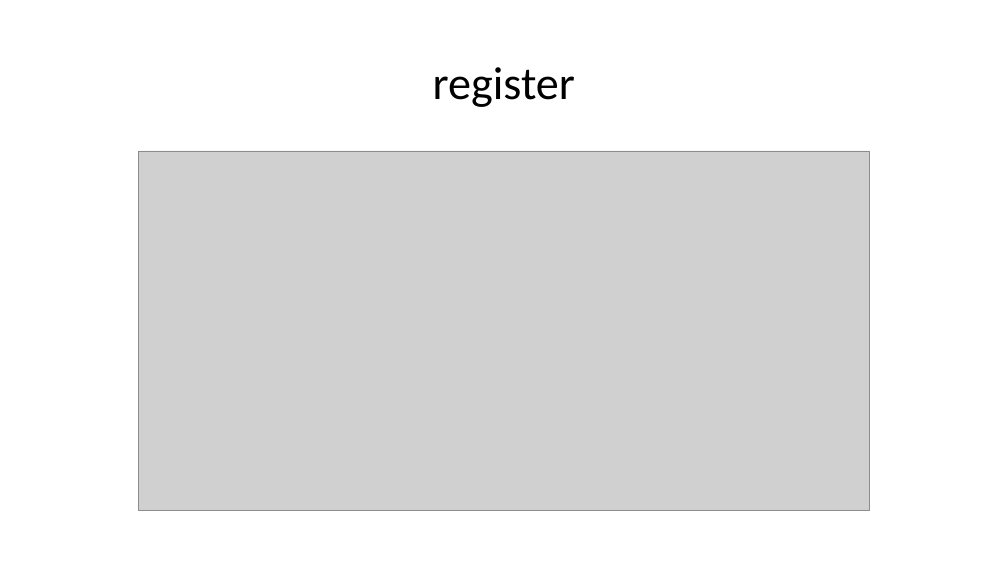
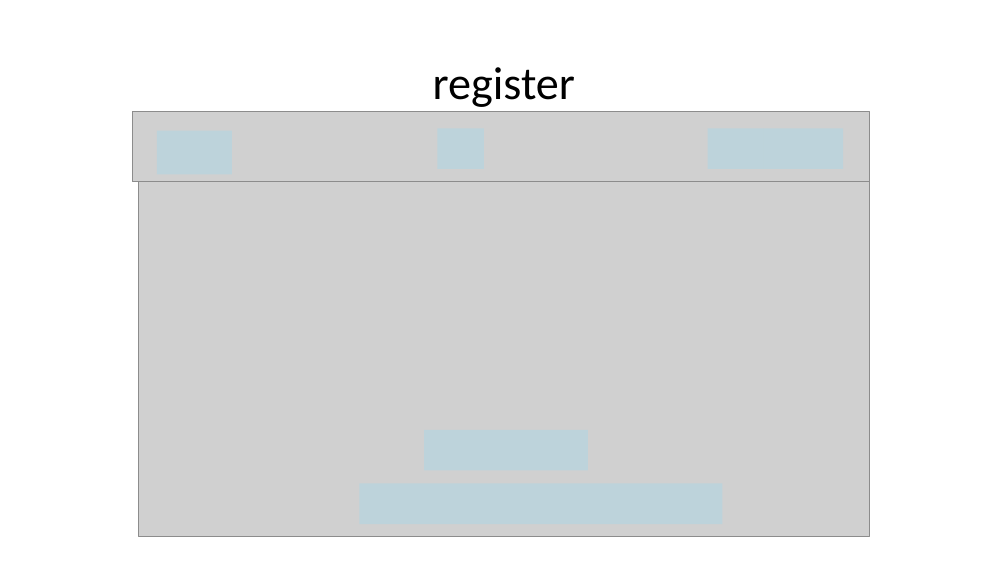
Before and after one commit to BatelBB/Workshop-on-Software-Engineering-Project, a slide deck: slide 4 of Docs/Version 1/wireframe/wireframe-presentation.pptx. Drawn at 1008x567 pixels with LibreOffice and Linux fonts; fonts in the diff are those of the drawing; grey boxes stand for pictures. Boxes give left, top, right and bottom in pixels: in the first picture for what was removed or moved away, otherwise in the second. Text is boxed around its words. In the diff, an @@ line names an element or a change of style, - is before the commit and + after.

```diff
--- a/Docs/Version 1/wireframe/wireframe-presentation.pptx
+++ b/Docs/Version 1/wireframe/wireframe-presentation.pptx
@@ picture added at <box>132,111,870,182</box> @@
@@ rectangle added at <box>157,131,232,175</box>, fill #85DFFF at 25% opacity @@
@@ rectangle added at <box>438,129,484,169</box>, fill #85DFFF at 25% opacity @@
@@ rectangle added at <box>708,129,764,169</box>, fill #85DFFF at 25% opacity @@
@@ rectangle added at <box>764,129,843,169</box>, fill #85DFFF at 25% opacity @@
@@ picture: place and size @@
-picture at <box>139,151,870,511</box>
+picture at <box>139,177,870,537</box>
@@ rectangle added at <box>424,430,588,471</box>, fill #85DFFF at 25% opacity @@
@@ rectangle added at <box>359,483,722,524</box>, fill #85DFFF at 25% opacity @@
```
Also in this commit, not shown: 13 other slides changed.
